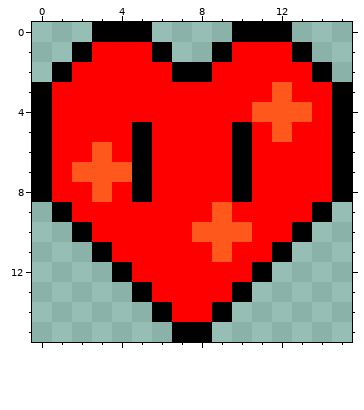
Pixel-art sprite, stored at assets/images/sprites/RedGem.png. That is the earlier state.
The file is 128x128 pixels, drawn in blocks of 8x8; one block is one cell here.
Now the later version:
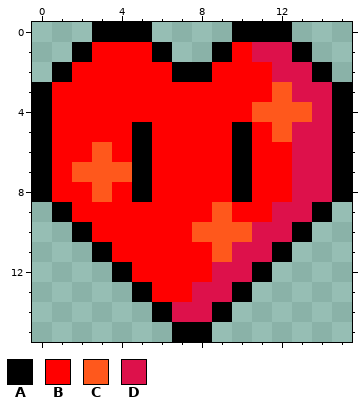
Palette (. is transparent): A #000000  B #ff0000  C #ff581c  D #dd114b
The commit says: gave the red gem/heart some shading to match the others
Change:
The author changed colour B to colour D in row 1 at x 11 to 12; in row 2 at x 12 to 13; in row 3 at x 13 to 14; in row 4 at x 14; in rows 5 to 8 at x 13 to 14; in row 9 at x 12 to 13.
The author changed colour B to colour D in row 10 at x 11 to 12; in row 11 at x 10 to 11; in row 12 at x 9 to 10; in row 13 at x 8 to 9; in row 14 at x 7 to 8.
